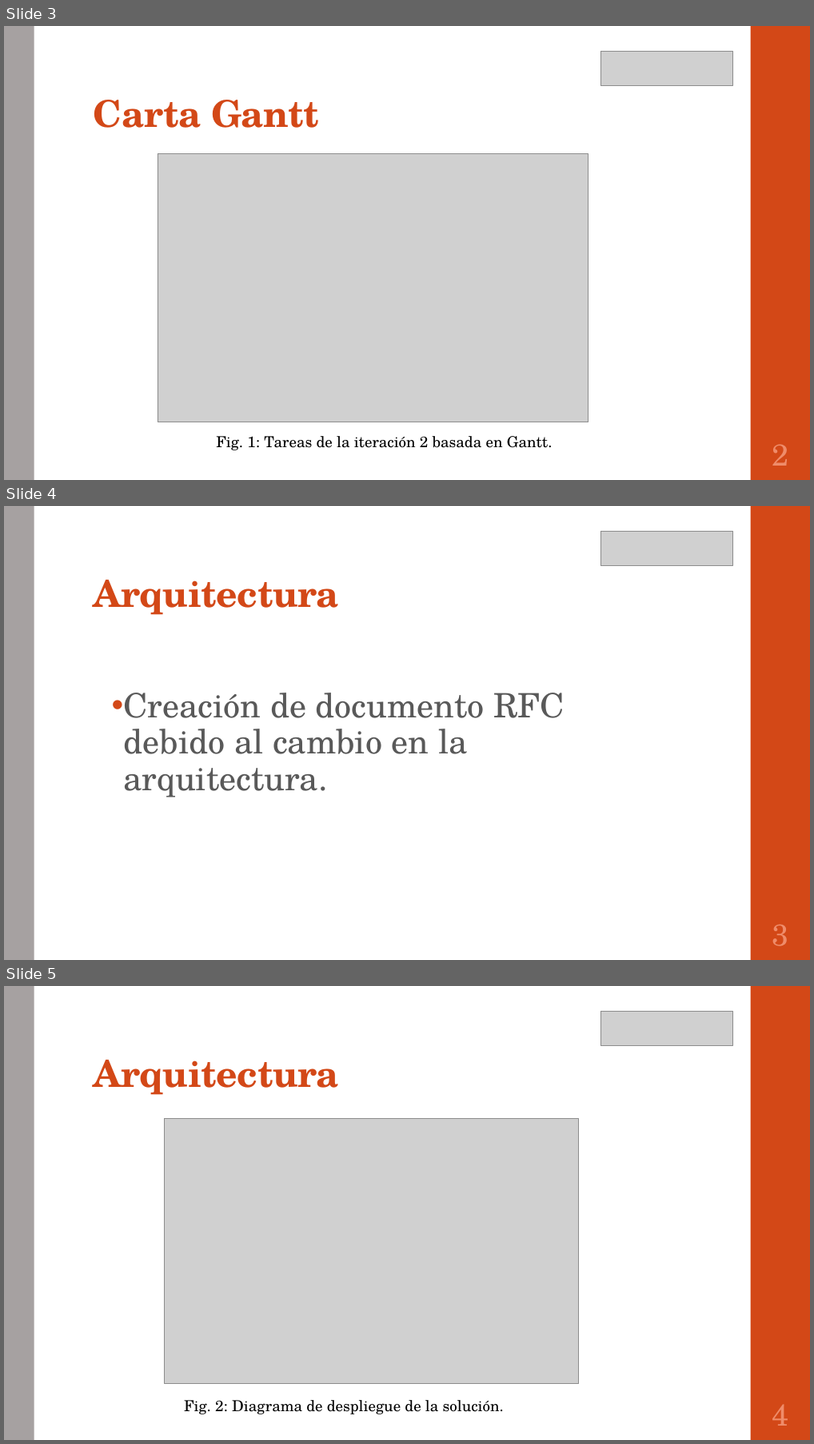
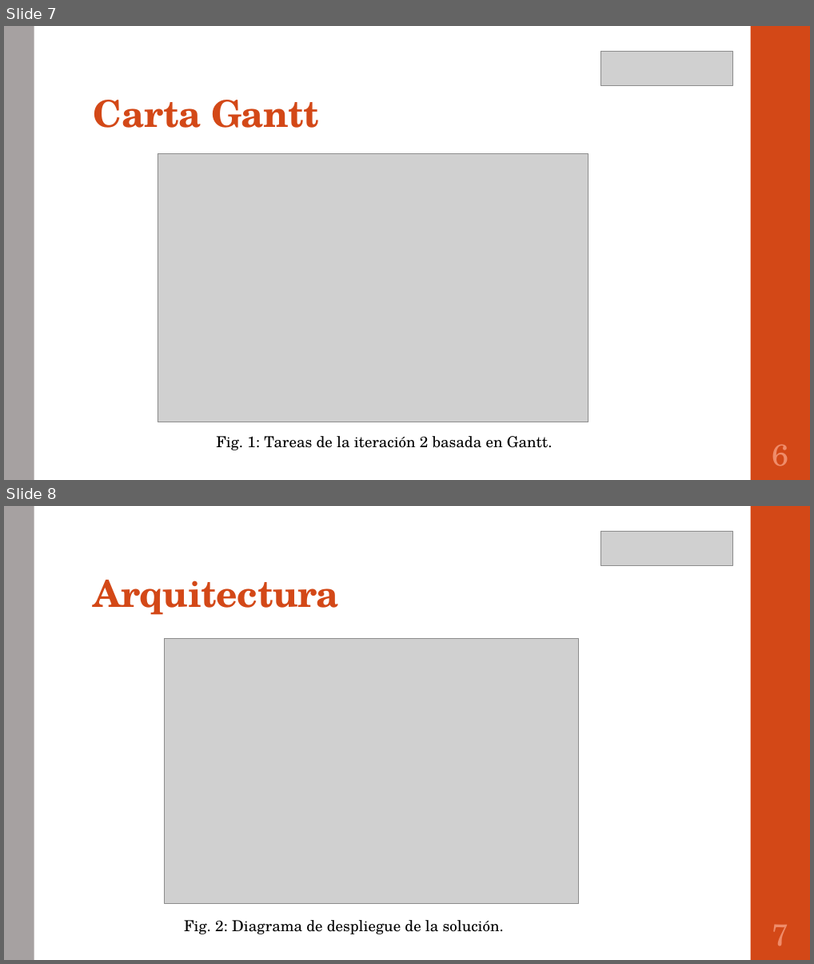
Before and after one commit to portafolio2016/hipocrates, a slide deck: presentación lunes 24 octubre 2016.pptx. Shown one above the other, each under a label of ours: slides 3, 4 and 5 before the commit, slides 7 and 8 after it. The pictures are 814x1444 and 814x964 pixels, drawn with LibreOffice and Linux fonts; fonts in the diff are those of the drawing; grey boxes stand for pictures. Boxes give left, top, right and bottom in pixels: in the first picture for what was removed or moved away, otherwise in the second. Text is boxed around its words. In the diff, an @@ line names an element or a change of style, - is before the commit and + after.

```diff
--- a/presentación lunes 24 octubre 2016.pptx
+++ b/presentación lunes 24 octubre 2016.pptx
@@ slide 4 removed at [4, 506, 810, 960], background #FFFFFF; not listed: 2 template elements that a slide beside it also shows @@
@@ picture removed at [601, 531, 734, 565] @@
@@ title removed at [94, 580, 339, 615] @@
-Arquitectura
@@ text removed at [124, 692, 565, 797] @@
-  • Creación de documento RFC debido al cambio en la arquitectura.
@@ page number removed at [773, 924, 790, 946] @@
-3
@@ what was slide 3 is now slide 7 @@
@@ page number at [773, 444, 790, 466]: text changed @@
-2
+6
@@ what was slide 5 is now slide 8 @@
@@ page number at [773, 924, 790, 945]: text changed @@
-4
+7
```
Also in this commit, not shown: 2 slides changed, 4 slides added, 3 other slides removed.
